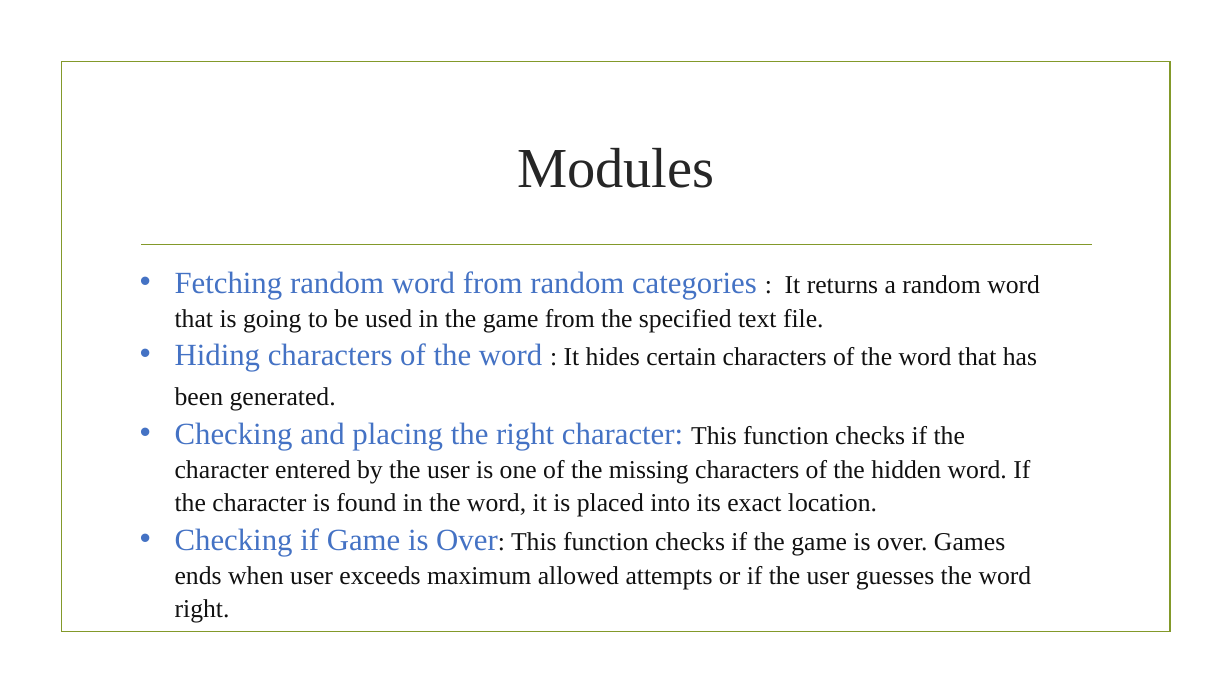
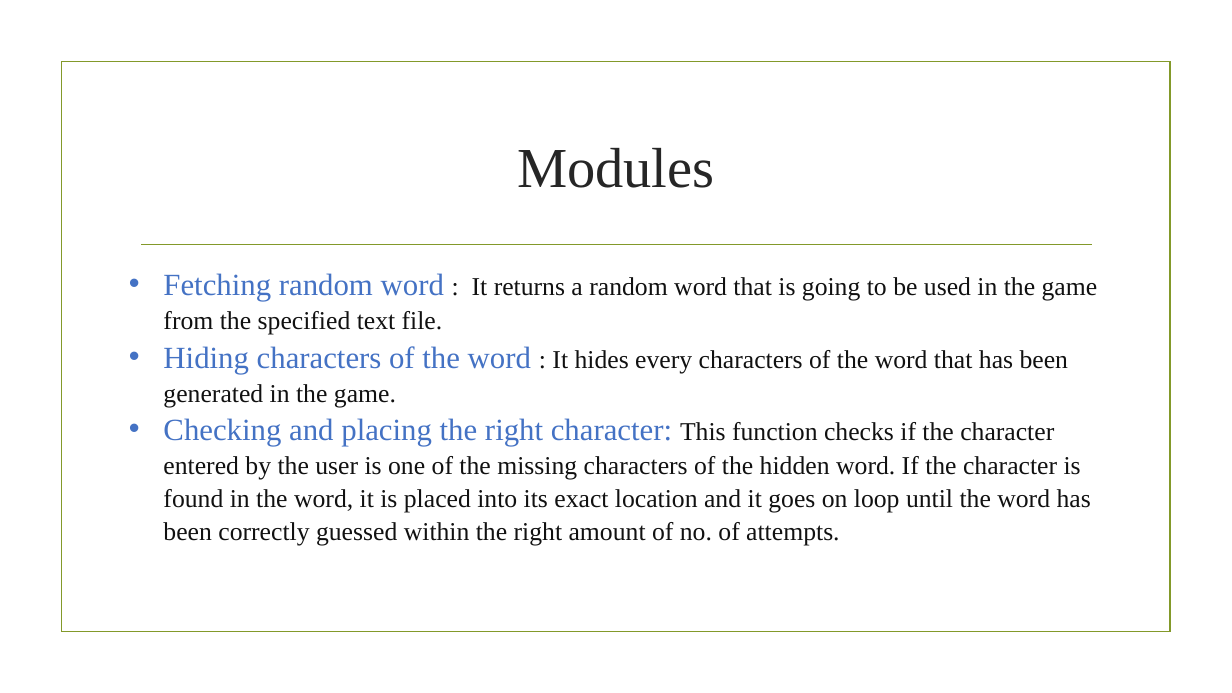
Before and after one commit to ganpat-university/ict-gnu-adprojects-2017-hangman, a slide deck: slide 5 of Hangman.pptx. Drawn at 1232x693 pixels with LibreOffice and Linux fonts; fonts in the diff are those of the drawing; background and template pictures are left out. Boxes give left, top, right and bottom in pixels: in the first picture for what was removed or moved away, otherwise in the second. Text is boxed around its words. In the diff, an @@ line names an element or a change of style, - is before the commit and + after.

```diff
--- a/Hangman.pptx
+++ b/Hangman.pptx
@@ text at bbox=[163, 273, 1098, 546]: text changed @@
-• Fetching random word from random categories : It returns a random word that is going to be used in the game from the specified text file.
-• Hiding characters of the word : It hides certain characters of the word that has been generated.
-• Checking and placing the right character: This function checks if the character entered by the user is one of the missing characters of the hidden word. If the character is found in the word, it is placed into its exact location.
-• Checking if Game is Over: This function checks if the game is over. Games ends when user exceeds maximum allowed attempts or if the user guesses the word right.
+• Fetching random word : It returns a random word that is going to be used in the game from the specified text file.
+• Hiding characters of the word : It hides every characters of the word that has been generated in the game.
+• Checking and placing the right character: This function checks if the character entered by the user is one of the missing characters of the hidden word. If the character is found in the word, it is placed into its exact location and it goes on loop until the word has been correctly guessed within the right amount of no. of attempts.
```
Also in this commit, not shown: 11 other slides changed, 8 slides added, 2 slides removed, 1 other file.
